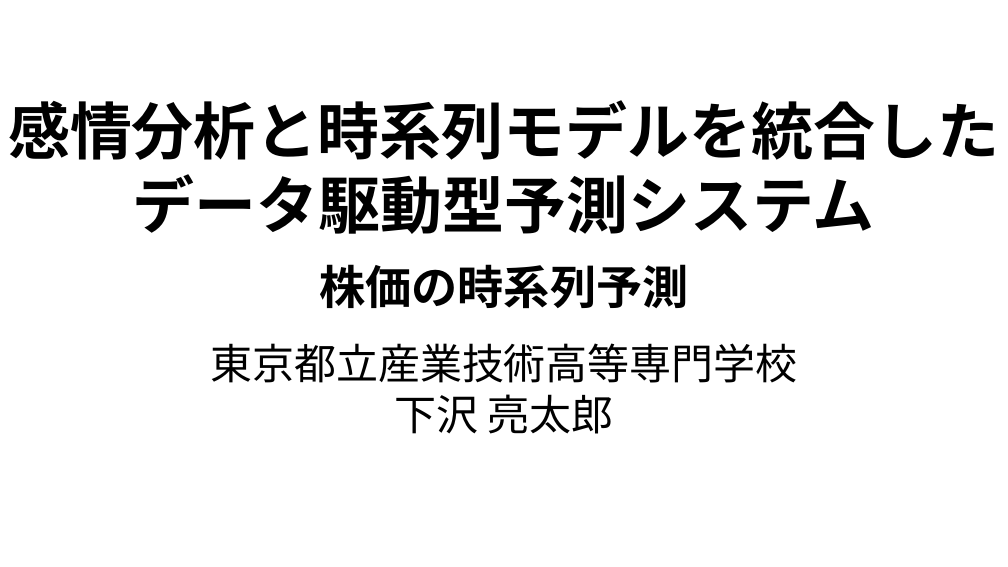
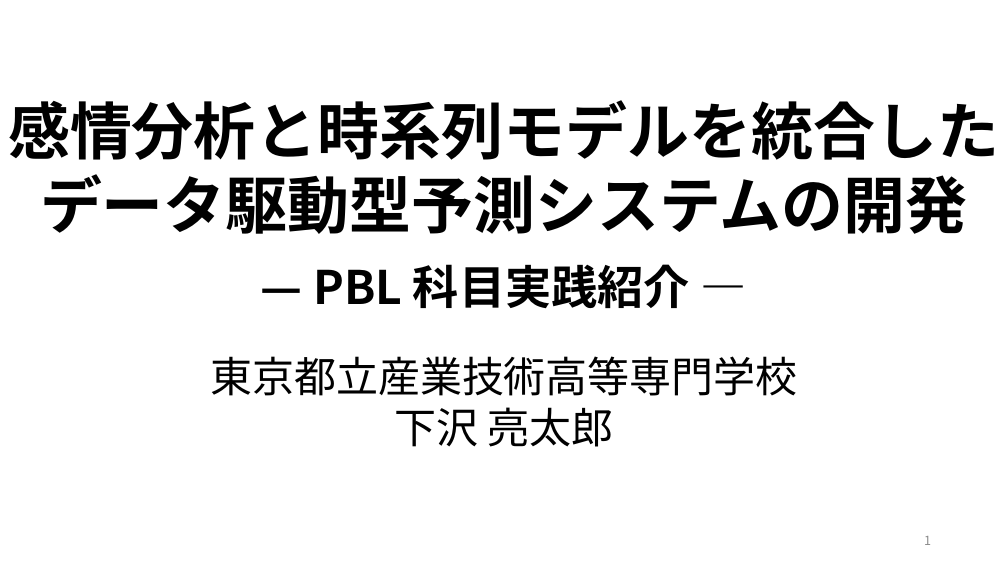
Before and after one commit to ryoww/PBL_stock, a slide deck: slide 1 of 最終報告.pptx. Drawn at 1008x567 pixels with LibreOffice and Linux fonts; fonts in the diff are those of the drawing. Boxes give left, top, right and bottom in pixels: in the first picture for what was removed or moved away, otherwise in the second. Text is boxed around its words. In the diff, an @@ line names an element or a change of style, - is before the commit and + after.

```diff
--- a/最終報告.pptx
+++ b/最終報告.pptx
@@ text at [40,174,967,234]: text changed @@
-データ駆動型予測システム
+データ駆動型予測システムの開発
@@ text at [313,264,690,309]: text changed @@
-株価の時系列予測
+— PBL 科目実践紹介 —
@@ text "東京都立産業技術高等専門学校": place and size @@
-text "東京都立産業技術高等専門学校" at [210,343,797,434]
+text "東京都立産業技術高等専門学校" at [210,356,797,447]
@@ page number added at [924,536,931,545], 12 pt, text #8C8C8C @@
+1
```
Also in this commit, not shown: 22 other slides changed, 4 slides added, 2 slides removed, 1 other file.
